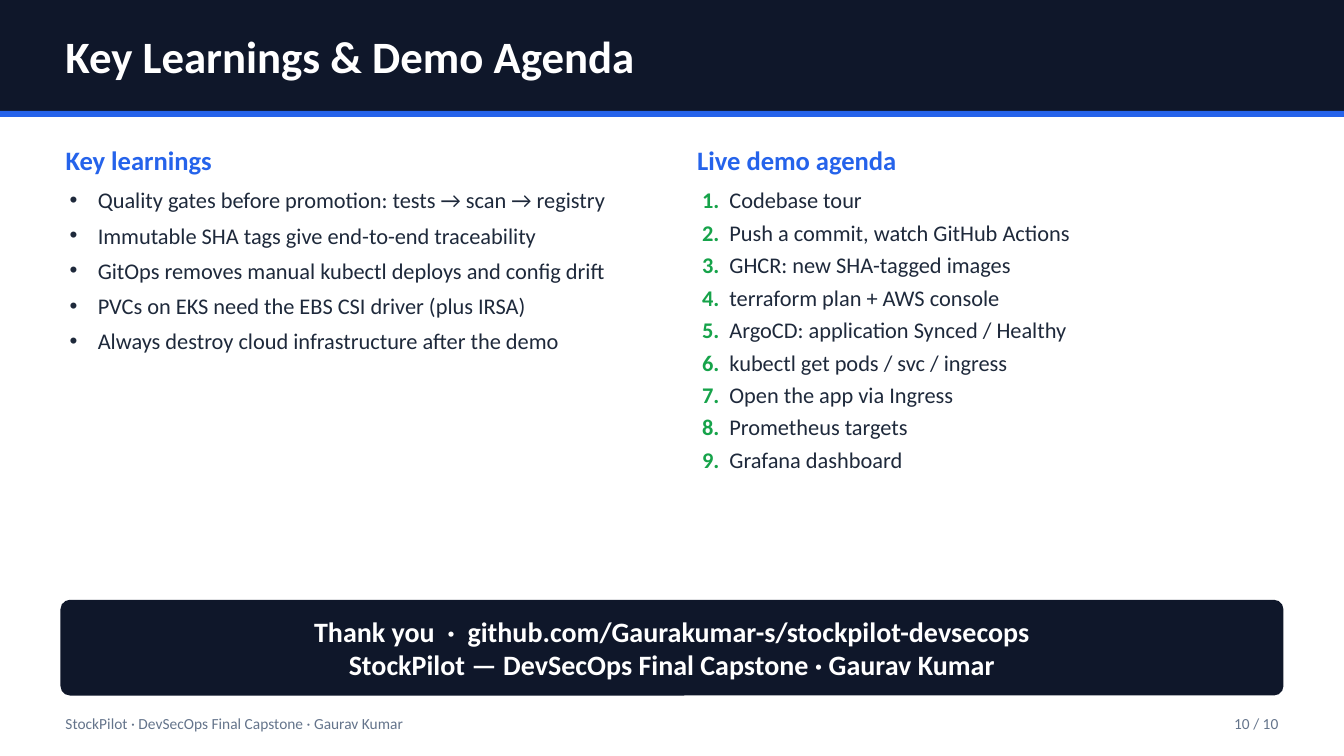
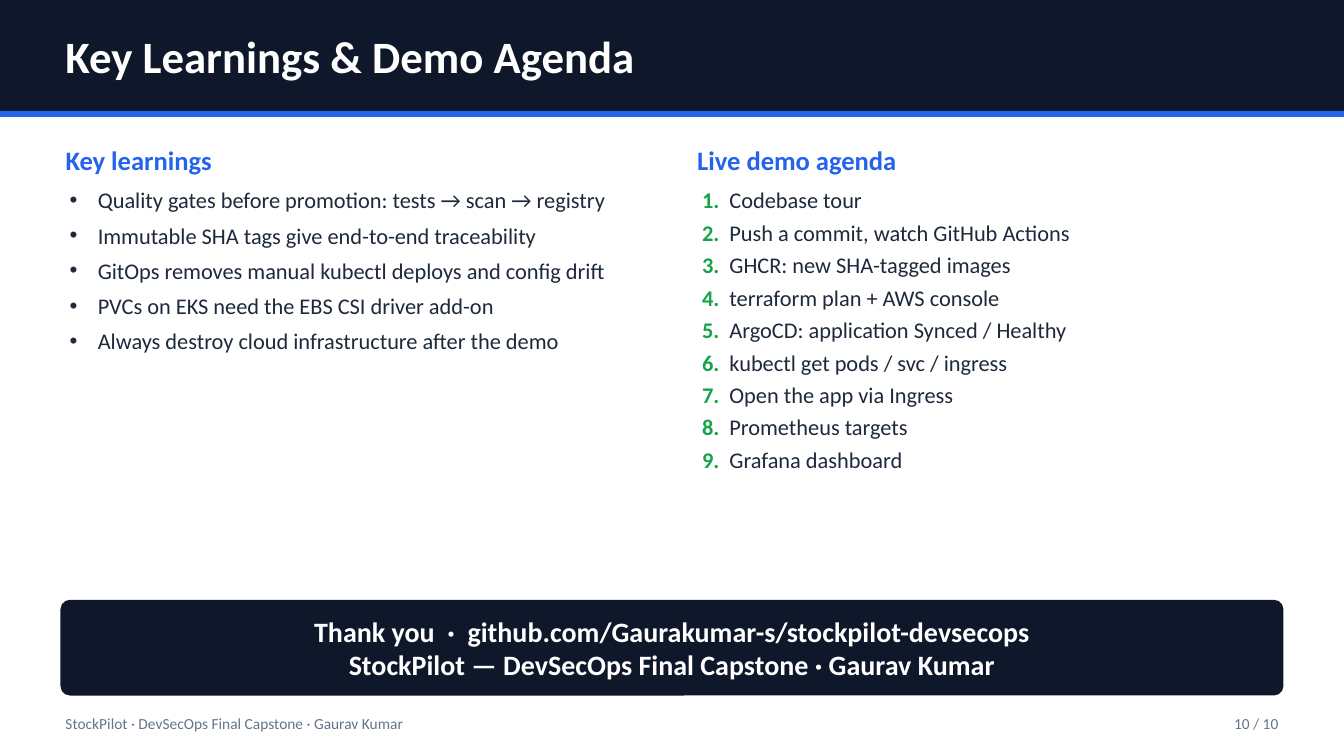
Before and after one commit to Gaurakumar-s/invenpilot-devsecops, a slide deck: slide 10 of demo/slides.pptx. Drawn at 1344x756 pixels with LibreOffice and Linux fonts; fonts in the diff are those of the drawing. Boxes give left, top, right and bottom in pixels: in the first picture for what was removed or moved away, otherwise in the second. Text is boxed around its words. In the diff, an @@ line names an element or a change of style, - is before the commit and + after.

```diff
--- a/demo/slides.pptx
+++ b/demo/slides.pptx
@@ text at [98,298,494,314]: text changed @@
-• PVCs on EKS need the EBS CSI driver (plus IRSA)
+• PVCs on EKS need the EBS CSI driver add-on
```
Also in this commit, not shown: 1 other slide changed, 2 other files.
